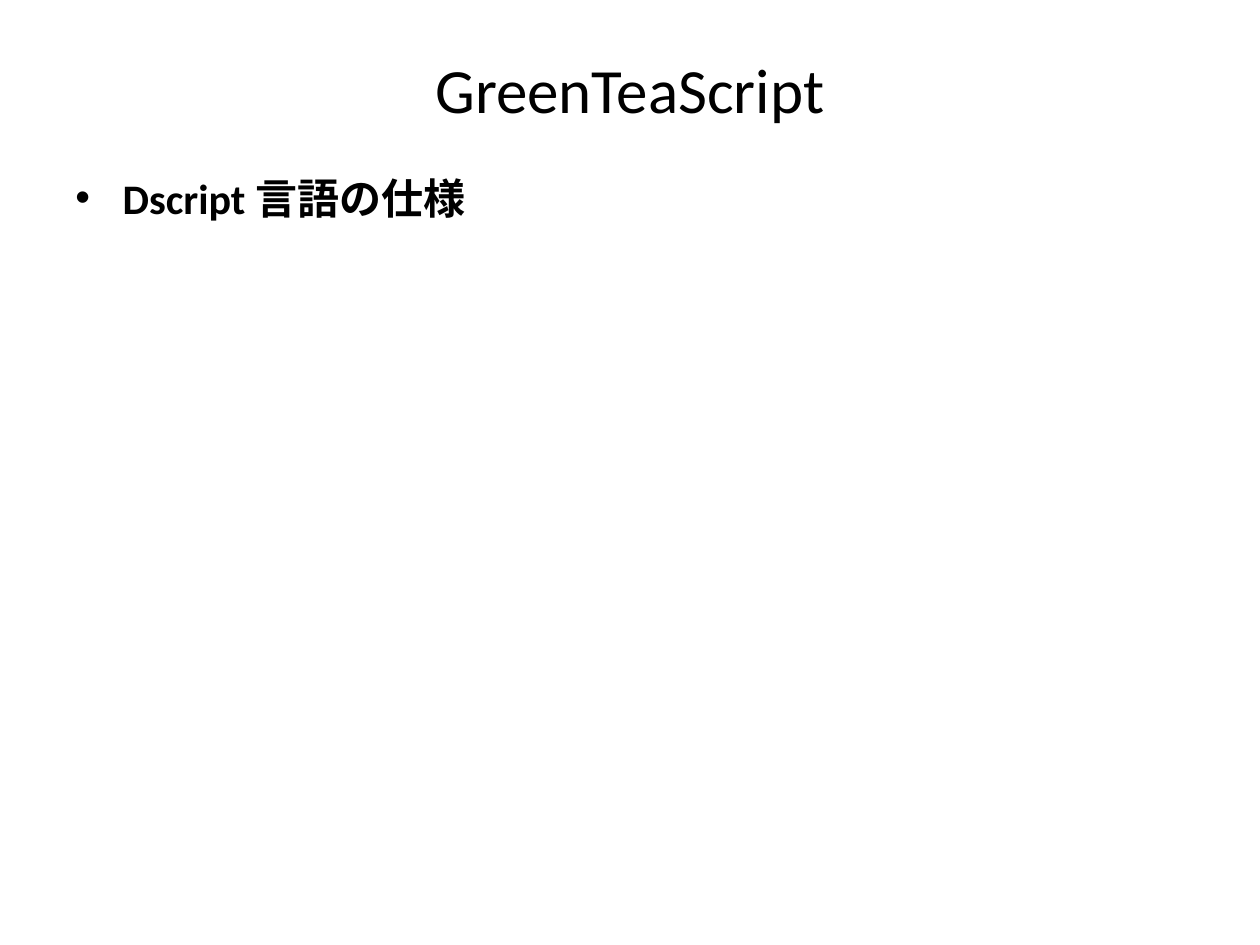
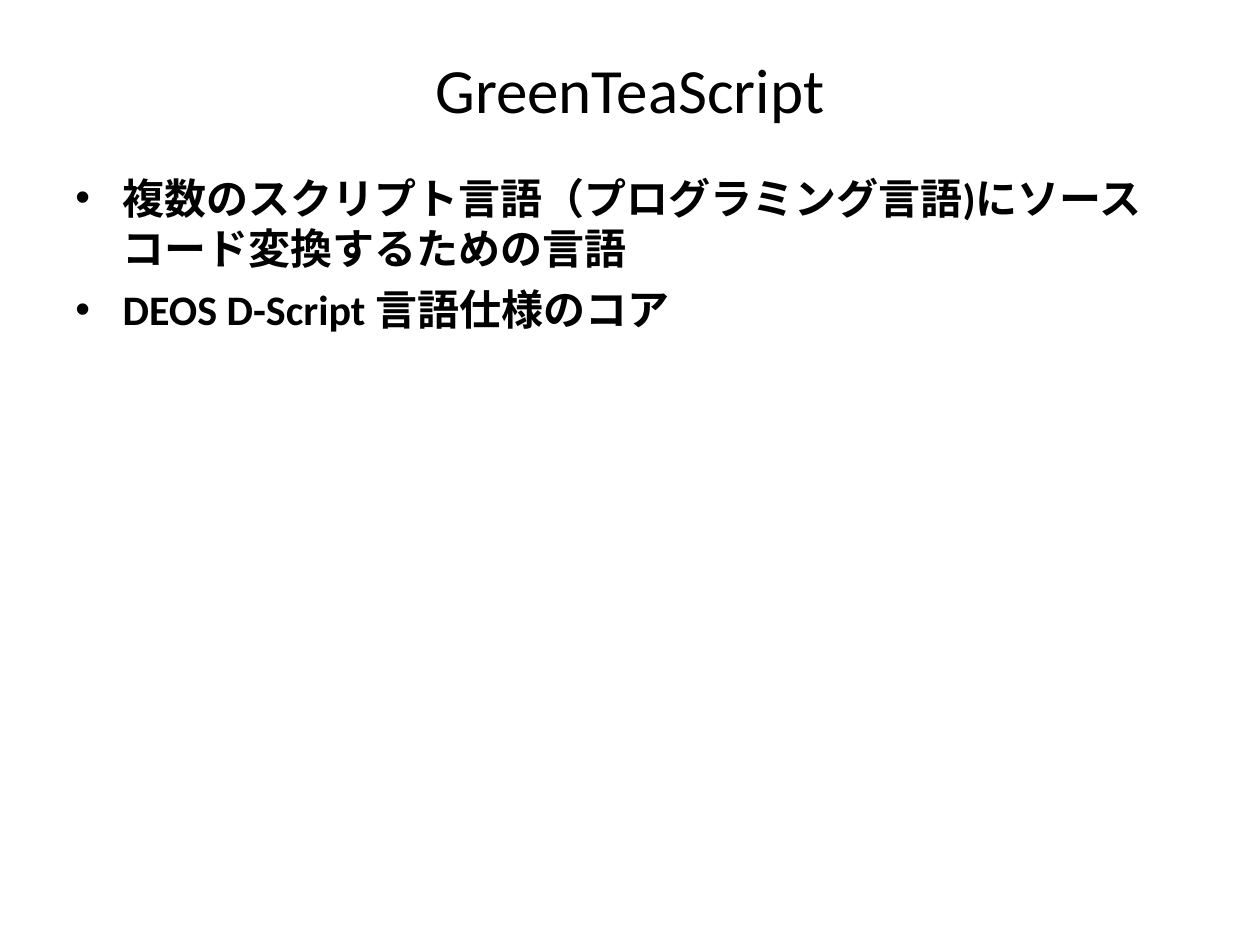
Before and after one commit to GreenTeaScript/GreenTeaScript, a slide deck: slide 2 of spec/GreenTeaScriptSpec.ppt. Drawn at 1260x945 pixels with LibreOffice and Linux fonts; fonts in the diff are those of the drawing. Boxes give left, top, right and bottom in pixels: in the first picture for what was removed or moved away, otherwise in the second. Text is boxed around its words. In the diff, an @@ line names an element or a change of style, - is before the commit and + after.

```diff
--- a/spec/GreenTeaScriptSpec.ppt
+++ b/spec/GreenTeaScriptSpec.ppt
@@ text at (x1=123, y1=178, x2=1142, y2=332): text changed @@
-• Dscript 言語の仕様
+• 複数のスクリプト言語（プログラミング言語)にソースコード変換するための言語
+• DEOS D-Script 言語仕様のコア
```
Also in this commit, not shown: 2 other slides changed, 5 slides added, 2 other files.
